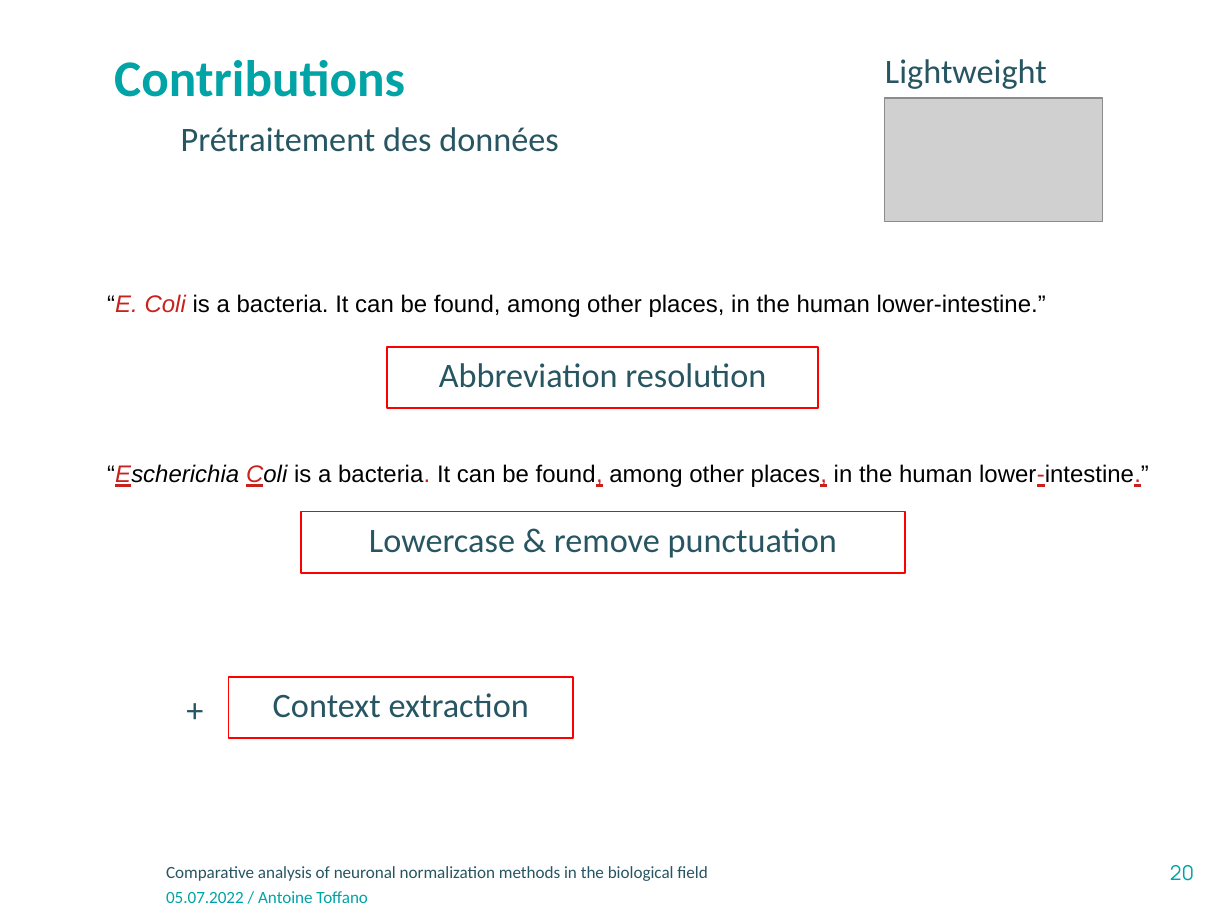
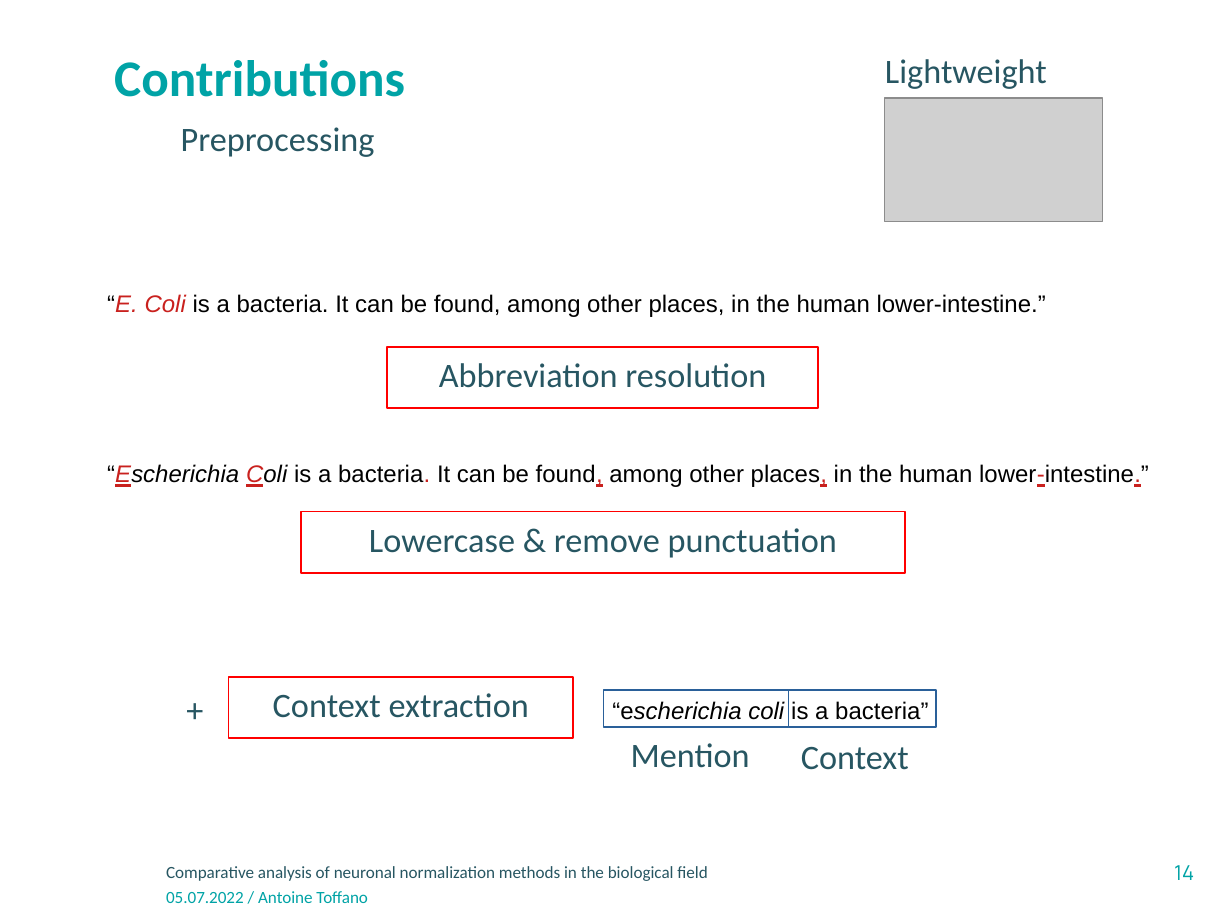
Before and after one commit to atoffano/entity-norm, a slide deck: slide 14 of Presentation-INRAE-format classique_v3.odp (slide 20 before the commit). Drawn at 1232x924 pixels with LibreOffice and Linux fonts; fonts in the diff are those of the drawing; grey boxes stand for pictures; background and template pictures are left out. Boxes give left, top, right and bottom in pixels: in the first picture for what was removed or moved away, otherwise in the second. Text is boxed around its words. In the diff, an @@ line names an element or a change of style, - is before the commit and + after.

```diff
--- a/Presentation-INRAE-format classique_v3.odp
+++ b/Presentation-INRAE-format classique_v3.odp
@@ text at box(181, 127, 375, 157): text changed @@
-Prétraitement des données
+Preprocessing
@@ rectangle added at box(604, 690, 788, 727), outline #2A6099 0.99 pt @@
@@ text added at box(612, 701, 928, 720), 14 pt, text #000000 @@
+“escherichia coli is a bacteria”
@@ rectangle added at box(788, 690, 936, 727), outline #2A6099 0.99 pt @@
@@ text added at box(631, 743, 750, 768), 20 pt, text #275662 @@
+Mention
@@ text added at box(801, 746, 909, 770), 20 pt, text #275662 @@
+Context
@@ page number at box(1174, 865, 1194, 880): text changed @@
-20
+14
```
Also in this commit, not shown: 12 other slides changed, 1 slide added, 1 slide removed, 3 other files.
